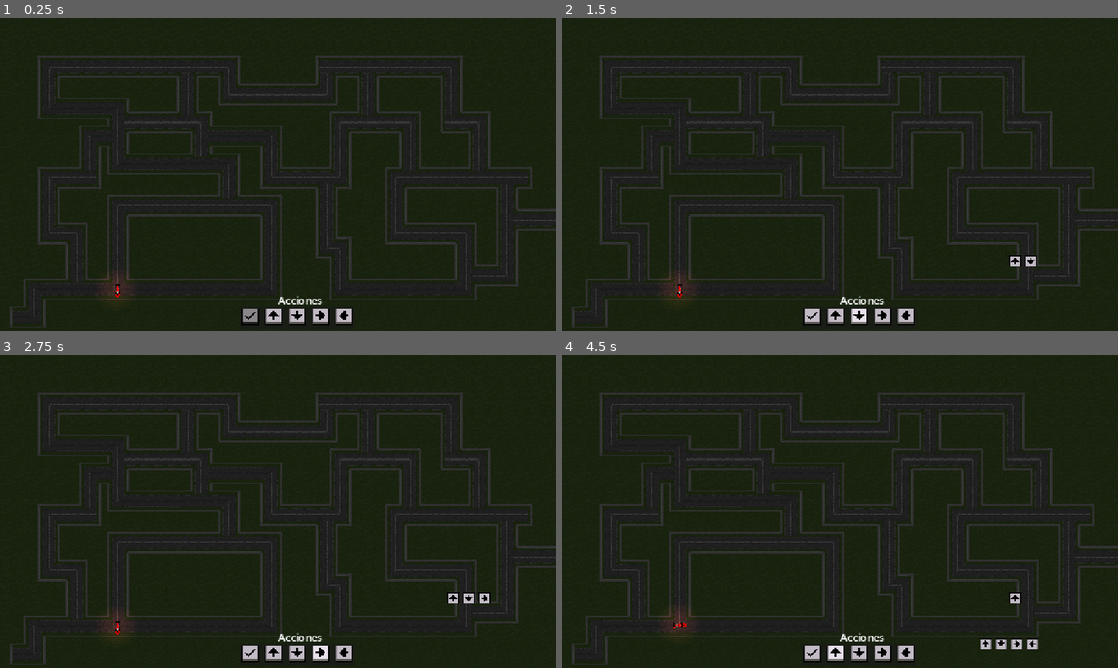
Above: before the commit, frames 1-4 (two rows, left to right).
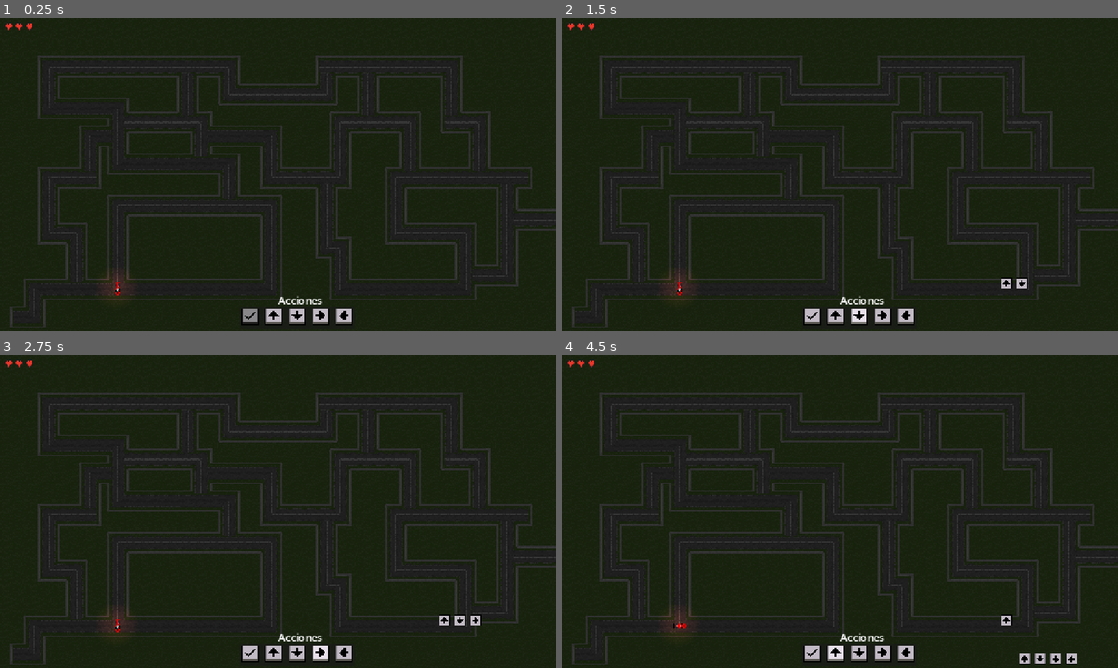
Above: after the commit, the same moments.

Repository: FedYou/expo-boom
Game: Godot game, scene res://Level/level.tscn
Two runs of this game, one before a commit and one after it. Both use one fixed random seed, a clock stepped at 60 frames per second and the inputs below.
Inputs (mouse positions are in pixels of both pictures, inside the frame that each line leads up to):
- Up to frame 1 (0.25 s): no input
- Up to frame 2 (1.5 s): click (834, 318) at 0.5 s; click (856, 318) at 1.25 s
- Up to frame 3 (2.75 s): click (322, 655) at 2 s
- Up to frame 4 (4.5 s): click (906, 655) at 2.75 s; click (812, 655) at 3.5 s; click (834, 655) at 4.25 s

The runs differ from the first frame. In frame 1, less than 0.1% of the frame differs, in the area x 1-22%, y 1-90%; in frame 2, 0.4%; in frame 3, 0.5%; in frame 4, 0.8%, in the area x 1-93%, y 1-99%.

Commit message:
Añade el sistema de vida y reaparicion

Diff:
--- a/Level/level.gd
+++ b/Level/level.gd
@@ -1,9 +1,9 @@
 extends Node2D
 
 @onready var PLAYER = $Player
-@onready var PLAY_BT = $UI/Actions/Margin/Grid/Play
-@onready var PENDING_MOVES = $UI/ScrollPendingMoves/Container
-@onready var EXECUTED_MOVES = $UI/ScrollExecutedMoves/Container
+@onready var PLAY_BT = $Hub/Actions/Margin/Grid/Play
+@onready var PENDING_MOVES = $Hub/ScrollPendingMoves/Container
+@onready var EXECUTED_MOVES = $Hub/ScrollExecutedMoves/Container
 
 var executed_moves :Array[Player.DIRECTION] = []
 var pending_moves: Array[Player.DIRECTION] = []
@@ -11,9 +11,14 @@
 func _ready() -> void:
 	_refresh_ui_move_lists()
 	_update_play_bt_state()
+	_update_healt_ui()
 
 func _process(delta: float) -> void:
 	_update_play_bt_state()
+	_update_healt_ui()
+	if !PLAYER.is_alive:
+		$Hub.hide()
+		$GameOverScreen.show()
 
 func _refresh_ui_move_lists() -> void:
 	_refresh_ui_executed_moves()
@@ -60,6 +65,22 @@
 	else:
 		PLAY_BT.disabled = false
 
+func _update_healt_ui():
+	if PLAYER.is_alive:
+		match PLAYER.healt:
+			1:
+				$Hub/MarginHeart/Heart/Heart1.texture = preload("res://Assets/UI/Heart.png")
+				$Hub/MarginHeart/Heart/Heart2.texture = preload("res://Assets/UI/HeartVoid.png")
+				$Hub/MarginHeart/Heart/Heart3.texture = preload("res://Assets/UI/HeartVoid.png")
+			2:
+				$Hub/MarginHeart/Heart/Heart1.texture = preload("res://Assets/UI/Heart.png")
+				$Hub/MarginHeart/Heart/Heart2.texture = preload("res://Assets/UI/Heart.png")
+				$Hub/MarginHeart/Heart/Heart3.texture = preload("res://Assets/UI/HeartVoid.png")
+			3:
+				$Hub/MarginHeart/Heart/Heart1.texture = preload("res://Assets/UI/Heart.png")
+				$Hub/MarginHeart/Heart/Heart2.texture = preload("res://Assets/UI/Heart.png")
+				$Hub/MarginHeart/Heart/Heart3.texture = preload("res://Assets/UI/Heart.png")
+
 func _on_up_pressed() -> void:
 	pending_moves.push_back(PLAYER.DIRECTION.UP)
 	_refresh_ui_pending_moves()
@@ -86,3 +107,6 @@
 	pending_moves.clear()
 
 	_refresh_ui_move_lists()
+
+func _on_restart_button_pressed() -> void:
+	get_tree().reload_current_scene()
--- a/Level/level.tscn
+++ b/Level/level.tscn
@@ -10,6 +10,7 @@
 [ext_resource type="Texture2D" uid="uid://cvqsjdc60s7gg" path="res://Assets/UI/Buttons/PlayPress.png" id="4_wqlfs"]
 [ext_resource type="Texture2D" uid="uid://234ue7ac4t8" path="res://Assets/UI/Buttons/PlayHover.png" id="5_py82k"]
 [ext_resource type="Texture2D" uid="uid://bhw2rodh6t46d" path="res://Assets/UI/Buttons/Down.png" id="5_wqlfs"]
+[ext_resource type="Texture2D" uid="uid://5dls85cm87dr" path="res://Assets/UI/Heart.png" id="6_jghi6"]
 [ext_resource type="Texture2D" uid="uid://2yor25335dp5" path="res://Assets/UI/Buttons/PlayDisabled.png" id="6_k8npl"]
 [ext_resource type="Texture2D" uid="uid://dwop4xapu5qp2" path="res://Assets/UI/Buttons/Right.png" id="6_py82k"]
 [ext_resource type="Texture2D" uid="uid://276tmd6eoh5" path="res://Assets/UI/Buttons/Left.png" id="7_1teg4"]
@@ -77,6 +78,9 @@
 physics_layer_0/collision_layer = 1
 sources/3 = SubResource("TileSetAtlasSource_du4cn")
 
+[sub_resource type="LabelSettings" id="LabelSettings_gy5b4"]
+font_size = 82
+
 [node name="Level" type="Node2D" unique_id=733930567]
 script = ExtResource("1_qmtf6")
 
@@ -91,21 +95,36 @@
 tile_set = SubResource("TileSet_khwga")
 
 [node name="Player" parent="." unique_id=528771189 instance=ExtResource("1_o6mkr")]
-position = Vector2(271, 628)
-
-[node name="UI" type="CanvasLayer" parent="." unique_id=1700409480]
-
-[node name="ScrollExecutedMoves" type="ScrollContainer" parent="UI" unique_id=40187345]
-anchors_preset = -1
-offset_left = 959.0
-offset_top = 649.0
-offset_right = 1276.0
-offset_bottom = 713.0
-
-[node name="Container" type="HBoxContainer" parent="UI/ScrollExecutedMoves" unique_id=84297135]
-layout_mode = 2
-
-[node name="Actions" type="Panel" parent="UI" unique_id=1725231094]
+position = Vector2(271, 623)
+
+[node name="CanvasModulate" type="CanvasModulate" parent="." unique_id=1759411612]
+color = Color(0.6487615, 0.6487614, 0.6487614, 1)
+
+[node name="Hub" type="CanvasLayer" parent="." unique_id=1700409480]
+
+[node name="MarginHeart" type="MarginContainer" parent="Hub" unique_id=987537199]
+offset_right = 68.0
+offset_bottom = 25.0
+offset_transform_enabled = true
+offset_transform_position = Vector2(10, 10)
+
+[node name="Heart" type="GridContainer" parent="Hub/MarginHeart" unique_id=1903186736]
+layout_mode = 2
+columns = 3
+
+[node name="Heart1" type="TextureRect" parent="Hub/MarginHeart/Heart" unique_id=913950282]
+layout_mode = 2
+texture = ExtResource("6_jghi6")
+
+[node name="Heart2" type="TextureRect" parent="Hub/MarginHeart/Heart" unique_id=455979065]
+layout_mode = 2
+texture = ExtResource("6_jghi6")
+
+[node name="Heart3" type="TextureRect" parent="Hub/MarginHeart/Heart" unique_id=1912440511]
+layout_mode = 2
+texture = ExtResource("6_jghi6")
+
+[node name="Actions" type="Panel" parent="Hub" unique_id=1725231094]
 anchors_preset = 7
 anchor_left = 0.5
 anchor_top = 1.0
@@ -119,7 +138,7 @@
 grow_vertical = 0
 scale = Vector2(1.5, 1.5)
 
-[node name="Margin" type="MarginContainer" parent="UI/Actions" unique_id=462838110]
+[node name="Margin" type="MarginContainer" parent="Hub/Actions" unique_id=462838110]
 layout_mode = 1
 anchors_preset = 15
 anchor_right = 1.0
@@ -128,7 +147,7 @@
 grow_vertical = 2
 offset_transform_enabled = true
 
-[node name="Grid" type="GridContainer" parent="UI/Actions/Margin" unique_id=1672043221]
+[node name="Grid" type="GridContainer" parent="Hub/Actions/Margin" unique_id=1672043221]
 custom_minimum_size = Vector2(64, 32)
 propagate_maximum_size = false
 layout_mode = 2
@@ -136,7 +155,7 @@
 offset_transform_enabled = true
 columns = 5
 
-[node name="Play" type="TextureButton" parent="UI/Actions/Margin/Grid" unique_id=1105352862]
+[node name="Play" type="TextureButton" parent="Hub/Actions/Margin/Grid" unique_id=1105352862]
 layout_mode = 2
 offset_transform_enabled = true
 texture_normal = ExtResource("3_d6qko")
@@ -145,35 +164,35 @@
 texture_disabled = ExtResource("6_k8npl")
 metadata/_edit_use_anchors_ = true
 
-[node name="Up" type="TextureButton" parent="UI/Actions/Margin/Grid" unique_id=186525988]
+[node name="Up" type="TextureButton" parent="Hub/Actions/Margin/Grid" unique_id=186525988]
 layout_mode = 2
 texture_normal = ExtResource("4_22cqp")
 texture_pressed = ExtResource("7_luomk")
 texture_hover = ExtResource("8_k8npl")
 metadata/_edit_use_anchors_ = true
 
-[node name="Down" type="TextureButton" parent="UI/Actions/Margin/Grid" unique_id=1529322228]
+[node name="Down" type="TextureButton" parent="Hub/Actions/Margin/Grid" unique_id=1529322228]
 layout_mode = 2
 texture_normal = ExtResource("5_wqlfs")
 texture_pressed = ExtResource("10_am3y4")
 texture_hover = ExtResource("11_l5n2q")
 metadata/_edit_use_anchors_ = true
 
-[node name="Right" type="TextureButton" parent="UI/Actions/Margin/Grid" unique_id=620342143]
+[node name="Right" type="TextureButton" parent="Hub/Actions/Margin/Grid" unique_id=620342143]
 layout_mode = 2
 texture_normal = ExtResource("6_py82k")
 texture_pressed = ExtResource("13_cv6tn")
 texture_hover = ExtResource("14_jghi6")
 metadata/_edit_use_anchors_ = true
 
-[node name="Left" type="TextureButton" parent="UI/Actions/Margin/Grid" unique_id=950135171]
+[node name="Left" type="TextureButton" parent="Hub/Actions/Margin/Grid" unique_id=950135171]
 layout_mode = 2
 texture_normal = ExtResource("7_1teg4")
 texture_pressed = ExtResource("16_3opgi")
 texture_hover = ExtResource("17_ys2en")
 metadata/_edit_use_anchors_ = true
 
-[node name="Label" type="Label" parent="UI/Actions" unique_id=1468049944]
+[node name="Label" type="Label" parent="Hub/Actions" unique_id=1468049944]
 layout_mode = 0
 offset_left = 59.0
 offset_top = -21.333332
@@ -181,20 +200,76 @@
 offset_bottom = 1.6666679
 text = "Acciones"
 
-[node name="ScrollPendingMoves" type="ScrollContainer" parent="UI" unique_id=434769059]
-offset_left = 1027.0
-offset_top = 544.0
-offset_right = 1248.0
-offset_bottom = 584.0
-
-[node name="Container" type="HBoxContainer" parent="UI/ScrollPendingMoves" unique_id=1672883105]
-layout_mode = 2
-
-[node name="CanvasModulate" type="CanvasModulate" parent="." unique_id=1759411612]
-color = Color(0.6487615, 0.6487614, 0.6487614, 1)
-
-[connection signal="pressed" from="UI/Actions/Margin/Grid/Play" to="." method="_on_play_pressed"]
-[connection signal="pressed" from="UI/Actions/Margin/Grid/Up" to="." method="_on_up_pressed"]
-[connection signal="pressed" from="UI/Actions/Margin/Grid/Down" to="." method="_on_down_pressed"]
-[connection signal="pressed" from="UI/Actions/Margin/Grid/Right" to="." method="_on_right_pressed"]
-[connection signal="pressed" from="UI/Actions/Margin/Grid/Left" to="." method="_on_left_pressed"]
+[node name="ScrollExecutedMoves" type="ScrollContainer" parent="Hub" unique_id=40187345]
+anchors_preset = 3
+anchor_left = 1.0
+anchor_top = 1.0
+anchor_right = 1.0
+anchor_bottom = 1.0
+offset_left = -231.0
+offset_top = -36.0
+grow_horizontal = 0
+grow_vertical = 0
+
+[node name="Container" type="HBoxContainer" parent="Hub/ScrollExecutedMoves" unique_id=84297135]
+layout_mode = 2
+
+[node name="ScrollPendingMoves" type="ScrollContainer" parent="Hub" unique_id=434769059]
+anchors_preset = 12
+anchor_top = 1.0
+anchor_right = 1.0
+anchor_bottom = 1.0
+offset_left = 1007.0
+offset_top = -125.0
+offset_bottom = -74.0
+grow_horizontal = 2
+grow_vertical = 0
+
+[node name="Container" type="HBoxContainer" parent="Hub/ScrollPendingMoves" unique_id=1672883105]
+layout_mode = 2
+
+[node name="GameOverScreen" type="CanvasLayer" parent="." unique_id=1318678948]
+visible = false
+
+[node name="Title" type="GridContainer" parent="GameOverScreen" unique_id=1174649514]
+anchors_preset = 8
+anchor_left = 0.5
+anchor_top = 0.5
+anchor_right = 0.5
+anchor_bottom = 0.5
+offset_left = -163.5
+offset_top = -56.5
+offset_right = 163.5
+offset_bottom = 56.5
+grow_horizontal = 2
+grow_vertical = 2
+
+[node name="Label" type="Label" parent="GameOverScreen/Title" unique_id=1521860287]
+layout_mode = 2
+text = "Perdiste"
+label_settings = SubResource("LabelSettings_gy5b4")
+horizontal_alignment = 1
+vertical_alignment = 1
+
+[node name="Buttons" type="GridContainer" parent="GameOverScreen" unique_id=2086810421]
+anchors_preset = 7
+anchor_left = 0.5
+anchor_top = 1.0
+anchor_right = 0.5
+anchor_bottom = 1.0
+offset_left = -48.5
+offset_top = -180.0
+offset_right = 48.5
+grow_horizontal = 2
+grow_vertical = 0
+
+[node name="RestartButton" type="Button" parent="GameOverScreen/Buttons" unique_id=1621349136]
+layout_mode = 2
+text = "Reaparecer"
+
+[connection signal="pressed" from="Hub/Actions/Margin/Grid/Play" to="." method="_on_play_pressed"]
+[connection signal="pressed" from="Hub/Actions/Margin/Grid/Up" to="." method="_on_up_pressed"]
+[connection signal="pressed" from="Hub/Actions/Margin/Grid/Down" to="." method="_on_down_pressed"]
+[connection signal="pressed" from="Hub/Actions/Margin/Grid/Right" to="." method="_on_right_pressed"]
+[connection signal="pressed" from="Hub/Actions/Margin/Grid/Left" to="." method="_on_left_pressed"]
+[connection signal="pressed" from="GameOverScreen/Buttons/RestartButton" to="." method="_on_restart_button_pressed"]
--- a/Player/player.gd
+++ b/Player/player.gd
@@ -8,6 +8,7 @@
 	RIGHT
 }
 
+@export var max_healt = 3
 @export var direction: DIRECTION
 @onready var SPRITE = $Sprite
 
@@ -16,8 +17,9 @@
 const CELL = 32.0
 const REBOUND = 10.0
 
+var healt = max_healt
 var is_moving := false
-var is_colliding:= false
+var is_alive := true
 
 
 func _ready() -> void:
@@ -26,7 +28,7 @@
 
 
 func execute_pending_moves(pending_moves: Array[DIRECTION]) -> void:
-	if is_moving:
+	if is_moving || !is_alive:
 		return
 	is_moving = true
 
@@ -107,6 +109,11 @@
 					hit = true
 
 			if hit:
+				healt-=1
+				if healt <= 0:
+					is_alive = false
+					break
+
 				match move:
 					DIRECTION.UP:
 						velocity.y = REBOUND
--- a/Player/player.tscn
+++ b/Player/player.tscn
@@ -2,15 +2,6 @@
 
 [ext_resource type="Script" uid="uid://bnp17op5lhfsp" path="res://Player/player.gd" id="1_l8h54"]
 [ext_resource type="Texture2D" uid="uid://cndd2e4q3fpu3" path="res://Assets/Player/Car.png" id="2_4ntmi"]
-
-[sub_resource type="Gradient" id="Gradient_4ntmi"]
-offsets = PackedFloat32Array(0, 0.004032258, 0.79435486)
-colors = PackedColorArray(0, 0, 0, 1, 0.8828619, 0.8828619, 0.8828619, 1, 0, 0, 0, 1)
-
-[sub_resource type="GradientTexture2D" id="GradientTexture2D_gy5b4"]
-gradient = SubResource("Gradient_4ntmi")
-fill = 1
-fill_from = Vector2(0.4622093, 0.46802327)
 
 [sub_resource type="RectangleShape2D" id="RectangleShape2D_gy5b4"]
 size = Vector2(12, 32)
@@ -26,13 +17,17 @@
 "speed": 5.0
 }]
 
+[sub_resource type="Gradient" id="Gradient_4ntmi"]
+offsets = PackedFloat32Array(0, 0.004032258, 0.79435486)
+colors = PackedColorArray(0, 0, 0, 1, 0.8828619, 0.8828619, 0.8828619, 1, 0, 0, 0, 1)
+
+[sub_resource type="GradientTexture2D" id="GradientTexture2D_gy5b4"]
+gradient = SubResource("Gradient_4ntmi")
+fill = 1
+fill_from = Vector2(0.4622093, 0.46802327)
+
 [node name="Player" type="CharacterBody2D" unique_id=528771189]
 script = ExtResource("1_l8h54")
-
-[node name="PointLight2D" type="PointLight2D" parent="." unique_id=1711775572]
-scale = Vector2(1.5, 1.5)
-color = Color(1, 0.34901962, 0.2509804, 1)
-texture = SubResource("GradientTexture2D_gy5b4")
 
 [node name="Collision" type="CollisionShape2D" parent="." unique_id=2015481553]
 shape = SubResource("RectangleShape2D_gy5b4")
@@ -62,3 +57,8 @@
 
 [node name="RayLeft" type="RayCast2D" parent="Horizontal" unique_id=474223071]
 target_position = Vector2(-24, 0)
+
+[node name="Light" type="PointLight2D" parent="." unique_id=1711775572]
+scale = Vector2(1.5, 1.5)
+color = Color(1, 0.34901962, 0.2509804, 1)
+texture = SubResource("GradientTexture2D_gy5b4")
--- a/project.godot
+++ b/project.godot
@@ -21,6 +21,7 @@
 window/size/viewport_height=720
 window/stretch/mode="canvas_items"
 window/stretch/aspect="expand"
+mouse_cursor/custom_image="uid://urxrsxk8ydeb"
 
 [physics]
 
Binary file added: Assets/UI/Cursor.png
Not shown, added: Assets/UI/Cursor.png.import
Binary file added: Assets/UI/Heart.png
Not shown, added: Assets/UI/Heart.png.import
Binary file added: Assets/UI/HeartVoid.png
Not shown, added: Assets/UI/HeartVoid.png.import
